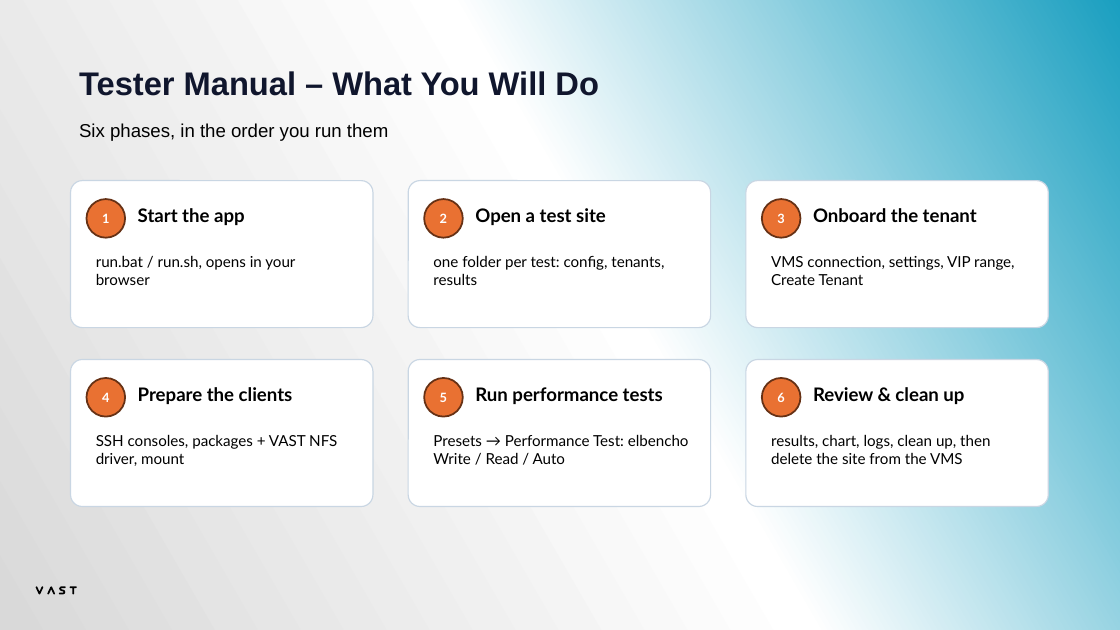
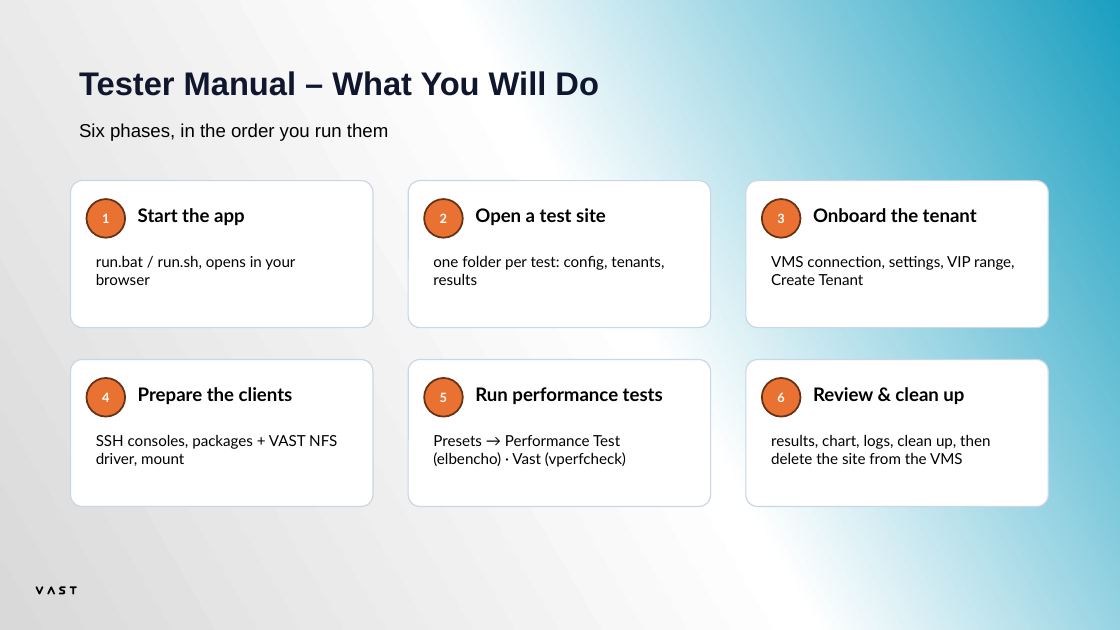
Before and after one commit to alexaung-staryskai/vast-test-automation, a slide deck: slide 2 of VAST Test Bench - Tester Manual.pptx. Drawn at 1120x630 pixels with LibreOffice and Linux fonts; fonts in the diff are those of the drawing. Boxes give left, top, right and bottom in pixels: in the first picture for what was removed or moved away, otherwise in the second. Text is boxed around its words. In the diff, an @@ line names an element or a change of style, - is before the commit and + after.

```diff
--- a/VAST Test Bench - Tester Manual.pptx
+++ b/VAST Test Bench - Tester Manual.pptx
@@ text at [433, 435, 626, 467]: text changed @@
-Presets → Performance Test: elbencho Write / Read / Auto
+Presets → Performance Test (elbencho) · Vast (vperfcheck)
```
Also in this commit, not shown: 7 other slides changed, 5 slides added.
